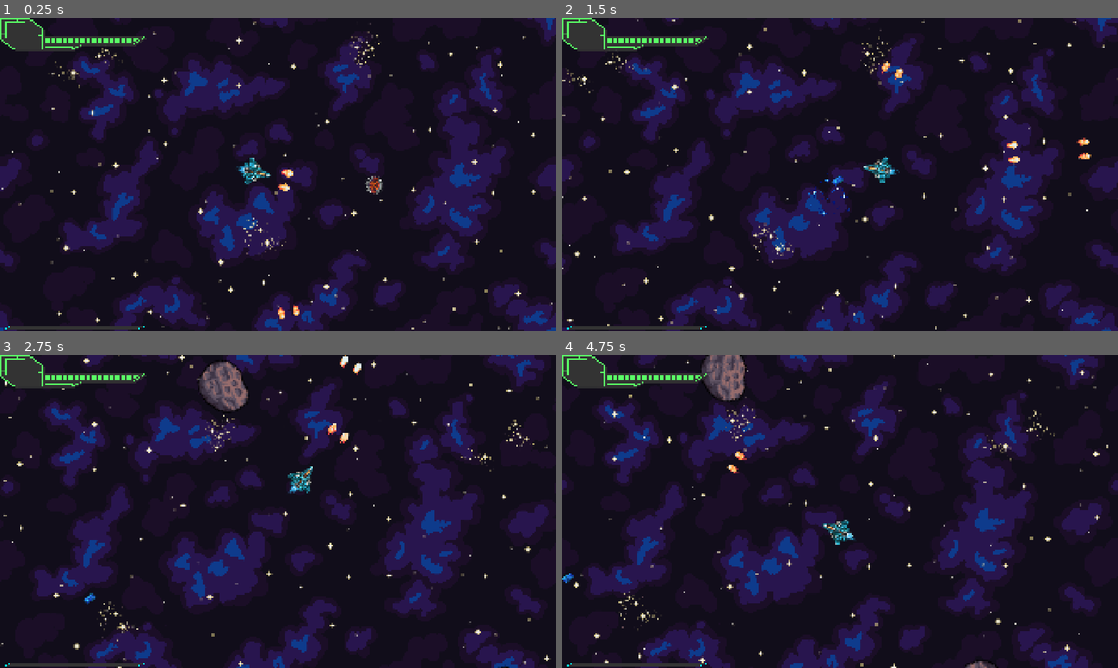
Above: before the commit, frames 1-4 (two rows, left to right).
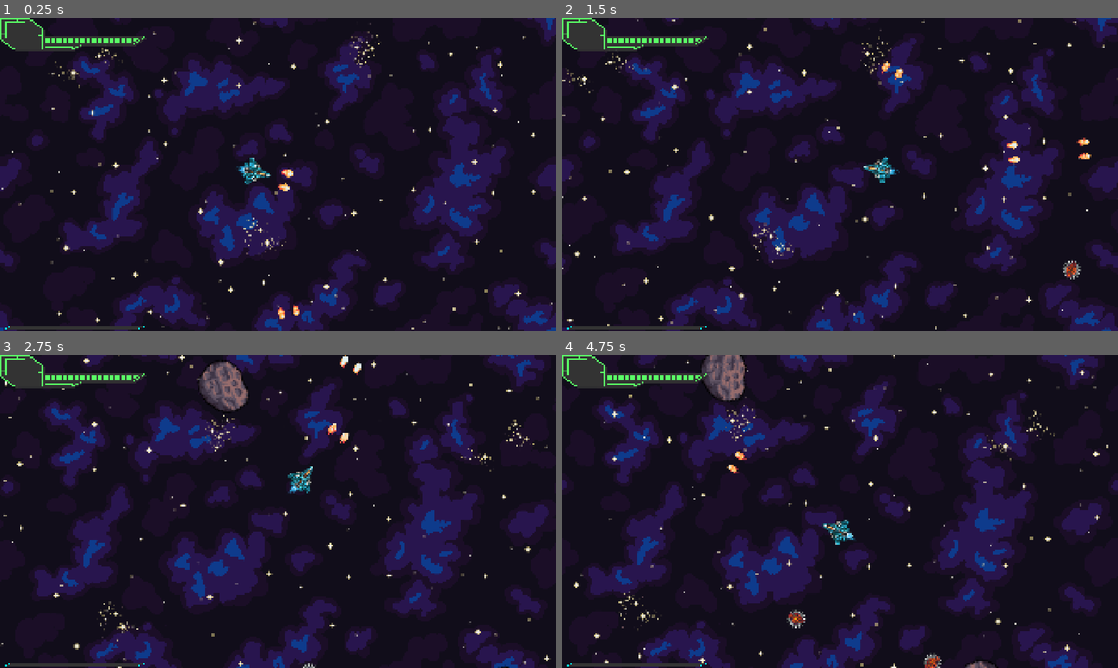
Above: after the commit, the same moments.

Repository: Dantte2/spacesurvivors
Game: Godot game, scene res://scenes/main.tscn
Two runs of this game, one before a commit and one after it. Both use one fixed random seed, a clock stepped at 60 frames per second and the inputs below.
Inputs (mouse positions are in pixels of both pictures, inside the frame that each line leads up to):
- Up to frame 1 (0.25 s): no input
- Up to frame 2 (1.5 s): move the mouse to (962, 158) at 0.52 s; hold W (ui_up) 0.53-1.28 s; move the mouse to (728, 190) at 1.27 s
- Up to frame 3 (2.75 s): move the mouse to (333, 442) at 2.02 s; hold W (ui_up) from 2.03 s (still down)
- Up to frame 4 (4.75 s): move the mouse to (812, 574) at 2.77 s; move the mouse to (1006, 558) at 3.52 s; release W (ui_up) at 3.53 s; move the mouse to (673, 464) at 4.27 s

The runs differ from the first frame. In frame 1, 0.1% of the frame differs, in the area x 65-69%, y 50-57%; in frame 2, 0.2%; in frame 3, less than 0.1%; in frame 4, 0.3%, in the area x 0-69%, y 69-100%.

Commit message:
basic spawner

Diff:
--- a/scenes/main.tscn
+++ b/scenes/main.tscn
@@ -1,5 +1,6 @@
 [gd_scene format=3 uid="uid://bluxai312qkxu"]
 
+[ext_resource type="Script" uid="uid://codqj002whgsm" path="res://scripts/enemy_spaner.gd" id="1_eb6dy"]
 [ext_resource type="PackedScene" uid="uid://c8bmkux0yw5xn" path="res://scenes/player.tscn" id="1_o5qli"]
 [ext_resource type="Script" uid="uid://dv86wajn3mpy" path="res://scripts/camera_2d.gd" id="1_sugp2"]
 [ext_resource type="Script" uid="uid://bqiaqacyh8l6t" path="res://scripts/space_generator.gd" id="1_tefeu"]
@@ -13,6 +14,10 @@
 [ext_resource type="Texture2D" uid="uid://btouherj2p47w" path="res://assets/ui/green hp bar/Asset 1 - Copy.png" id="11_eb6dy"]
 
 [node name="Main" type="Node2D" unique_id=693775656]
+
+[node name="EnemySpaner" type="Node2D" parent="." unique_id=223570383]
+script = ExtResource("1_eb6dy")
+enemy_scene = ExtResource("7_o6xl0")
 
 [node name="SpaceGenerator" type="Node2D" parent="." unique_id=1440002856]
 script = ExtResource("1_tefeu")
@@ -50,9 +55,6 @@
 position = Vector2(960, 540)
 texture = ExtResource("4_jyhfs")
 
-[node name="enemy1" parent="." unique_id=46539930 instance=ExtResource("7_o6xl0")]
-position = Vector2(1080, 549)
-
 [node name="UI" type="CanvasLayer" parent="." unique_id=1897713532]
 
 [node name="XPbar" type="TextureProgressBar" parent="UI" unique_id=980958970]
--- a/scenes/player.tscn
+++ b/scenes/player.tscn
@@ -85,6 +85,7 @@
 flip_v = true
 
 [node name="CollisionShape2D" type="CollisionShape2D" parent="." unique_id=1893562954]
+position = Vector2(-1, -0.5)
 shape = SubResource("CapsuleShape2D_y4r1p")
 
 [node name="Exhaust" type="AnimatedSprite2D" parent="." unique_id=340271734]
@@ -100,3 +101,9 @@
 
 [node name="BulletSpawn2" type="Node2D" parent="." unique_id=98825936]
 position = Vector2(-14.5, 6.5)
+
+[node name="MissileSpawn1" type="Node2D" parent="." unique_id=671386541]
+position = Vector2(17, -8.5)
+
+[node name="MissileSpawn2" type="Node2D" parent="." unique_id=2138425621]
+position = Vector2(-20, -8)
--- /dev/null
+++ b/scenes/playermissile.tscn
@@ -0,0 +1,47 @@
+[gd_scene format=3 uid="uid://d0g26t6pjqfkp"]
+
+[ext_resource type="Script" uid="uid://b62pg0dalg74i" path="res://scripts/playermissile.gd" id="1_licbn"]
+[ext_resource type="Texture2D" uid="uid://bv23oiuno0xu7" path="res://assets/projectiles/missiles/Missile02C.png" id="1_tubas"]
+[ext_resource type="Texture2D" uid="uid://df4h24g6k780c" path="res://assets/vfx/exhaust/Level7_Turbo_001.png" id="2_licbn"]
+[ext_resource type="Texture2D" uid="uid://mfcswv7dyjm2" path="res://assets/vfx/exhaust/Level7_Turbo_003.png" id="3_epdd1"]
+[ext_resource type="Texture2D" uid="uid://drtxabue1ru7o" path="res://assets/vfx/exhaust/Level7_Turbo_004.png" id="4_3yur1"]
+[ext_resource type="Texture2D" uid="uid://w7j3o5nxdmkb" path="res://assets/vfx/exhaust/Level7_Turbo_005.png" id="5_bpgiw"]
+
+[sub_resource type="CapsuleShape2D" id="CapsuleShape2D_vqpk1"]
+height = 72.0
+
+[sub_resource type="SpriteFrames" id="SpriteFrames_dcgwm"]
+animations = [{
+"frames": [{
+"duration": 1.0,
+"texture": ExtResource("2_licbn")
+}, {
+"duration": 1.0,
+"texture": ExtResource("3_epdd1")
+}, {
+"duration": 1.0,
+"texture": ExtResource("4_3yur1")
+}, {
+"duration": 1.0,
+"texture": ExtResource("5_bpgiw")
+}],
+"loop": true,
+"name": &"default",
+"speed": 10.0
+}]
+
+[node name="playermissile" type="CharacterBody2D" unique_id=996672369]
+script = ExtResource("1_licbn")
+
+[node name="Sprite2D" type="Sprite2D" parent="." unique_id=1016592980]
+scale = Vector2(0.2, 0.2)
+texture = ExtResource("1_tubas")
+
+[node name="CollisionShape2D" type="CollisionShape2D" parent="." unique_id=923053598]
+shape = SubResource("CapsuleShape2D_vqpk1")
+
+[node name="Exhaust" type="AnimatedSprite2D" parent="." unique_id=1591082099]
+z_index = -1
+position = Vector2(-1, 37)
+rotation = 1.5707964
+sprite_frames = SubResource("SpriteFrames_dcgwm")
--- /dev/null
+++ b/scripts/enemy_spaner.gd
@@ -0,0 +1,92 @@
+extends Node2D
+
+# ==============================
+# SPAWNER CONFIG
+# ==============================
+@export var enemy_scene: PackedScene           # Enemy scene to spawn
+@export var initial_spawn_interval := 2.0     # Initial spawn interval
+@export var min_spawn_interval := 0.3         # Minimum spawn interval
+@export var spawn_acceleration := 0.005       # How fast interval decreases per second
+
+@export var initial_max_enemies := 5          # Initial max enemies
+@export var max_enemies_cap := 50             # Absolute max enemies
+@export var max_enemies_increment := 0.02     # Max enemies increase per second
+
+# Optional enemy scaling over time
+@export var enemy_health_scale := 0.01
+@export var enemy_speed_scale := 0.005
+
+# ==============================
+# INTERNAL
+# ==============================
+var spawn_timer := 0.0
+var spawn_interval := initial_spawn_interval
+var max_enemies := initial_max_enemies
+var time_passed := 0.0
+
+func _process(delta: float) -> void:
+    time_passed += delta
+
+    # Decrease spawn interval over time
+    spawn_interval = max(min_spawn_interval, spawn_interval - spawn_acceleration * delta)
+
+    # Increase max enemies gradually
+    max_enemies = min(max_enemies_cap, max_enemies + max_enemies_increment * delta)
+
+    # Spawn timer
+    spawn_timer -= delta
+    if spawn_timer <= 0:
+        _try_spawn_enemy()
+        spawn_timer = spawn_interval
+
+# ==============================
+# SPAWN ENEMY OFFSCREEN
+# ==============================
+func _try_spawn_enemy() -> void:
+    var current_enemies := get_tree().get_nodes_in_group("enemies").size()
+    if current_enemies >= max_enemies:
+        return
+
+    # Get camera viewport rectangle in world coordinates
+    var camera := get_viewport().get_camera_2d()
+    if camera == null:
+        return
+
+    var screen_rect = Rect2(
+        camera.global_position - camera.zoom * camera.get_viewport_rect().size / 2,
+        camera.get_viewport_rect().size * camera.zoom
+    )
+
+    # Pick random edge: 0=top,1=bottom,2=left,3=right
+    var side := randi() % 4
+    var pos := Vector2.ZERO
+    var buffer := 50  # spawn offscreen by 50px
+
+    match side:
+        0:  # top
+            pos.x = randf_range(screen_rect.position.x, screen_rect.position.x + screen_rect.size.x)
+            pos.y = screen_rect.position.y - buffer
+        1:  # bottom
+            pos.x = randf_range(screen_rect.position.x, screen_rect.position.x + screen_rect.size.x)
+            pos.y = screen_rect.position.y + screen_rect.size.y + buffer
+        2:  # left
+            pos.x = screen_rect.position.x - buffer
+            pos.y = randf_range(screen_rect.position.y, screen_rect.position.y + screen_rect.size.y)
+        3:  # right
+            pos.x = screen_rect.position.x + screen_rect.size.x + buffer
+            pos.y = randf_range(screen_rect.position.y, screen_rect.position.y + screen_rect.size.y)
+
+    # Instantiate enemy
+    var enemy = enemy_scene.instantiate()
+    enemy.global_position = pos
+
+    # Scale enemy stats over time
+    if enemy.has_method("scale_stats"):
+        enemy.scale_stats(
+            1.0 + enemy_health_scale * time_passed,
+            1.0 + enemy_speed_scale * time_passed
+        )
+
+    # Add to scene
+    get_tree().current_scene.add_child(enemy)
+    enemy.add_to_group("enemies")
--- /dev/null
+++ b/scripts/playermissile.gd
@@ -0,0 +1,57 @@
+extends CharacterBody2D
+
+# ==============================
+# MISSILE SETTINGS
+# ==============================
+@export var speed := 400.0           # Movement speed
+@export var turn_speed := 5.0        # How fast missile rotates toward target
+@export var lifetime := 5.0          # Seconds before missile disappears
+
+var target: Node2D = null
+var time_alive := 0.0
+
+func _ready() -> void:
+    # Pick closest enemy at spawn
+    _find_target()
+
+func _physics_process(delta: float) -> void:
+    time_alive += delta
+    if time_alive >= lifetime:
+        queue_free()
+        return
+
+    if target == null or not is_instance_valid(target):
+        _find_target()
+        if target == null:
+            # No target left, just go straight
+            velocity = Vector2.UP.rotated(rotation) * speed
+            move_and_slide()
+            return
+
+    # Move toward target
+    var dir = (target.global_position - global_position).normalized()
+    var angle_diff = dir.angle() - rotation
+    rotation += clamp(angle_diff, -turn_speed * delta, turn_speed * delta)
+
+    # Apply velocity in facing direction
+    velocity = Vector2.UP.rotated(rotation) * speed
+    move_and_slide()
+
+func _find_target() -> void:
+    # Pick closest enemy in "enemies" group
+    var enemies = get_tree().get_nodes_in_group("enemies")
+    var closest_dist = INF
+    target = null
+    for e in enemies:
+        if not is_instance_valid(e):
+            continue
+        var d = global_position.distance_to(e.global_position)
+        if d < closest_dist:
+            closest_dist = d
+            target = e
+
+# Optional: detect collision with enemy (if using Area2D, use signals)
+func _on_body_entered(body: Node) -> void:
+    if body.is_in_group("enemies"):
+        body.take_damage(1)  # assumes enemy has take_damage()
+        queue_free()
Binary file added: assets/vfx/exhaust/Level7_Turbo_001.png
Not shown, added: assets/vfx/exhaust/Level7_Turbo_001.png.import
Binary file added: assets/vfx/exhaust/Level7_Turbo_003.png
Not shown, added: assets/vfx/exhaust/Level7_Turbo_003.png.import
Binary file added: assets/vfx/exhaust/Level7_Turbo_004.png
Not shown, added: assets/vfx/exhaust/Level7_Turbo_004.png.import
Binary file added: assets/vfx/exhaust/Level7_Turbo_005.png
Not shown, added: assets/vfx/exhaust/Level7_Turbo_005.png.import
Not shown, added: scripts/enemy_spaner.gd.uid
Not shown, added: scripts/playermissile.gd.uid
